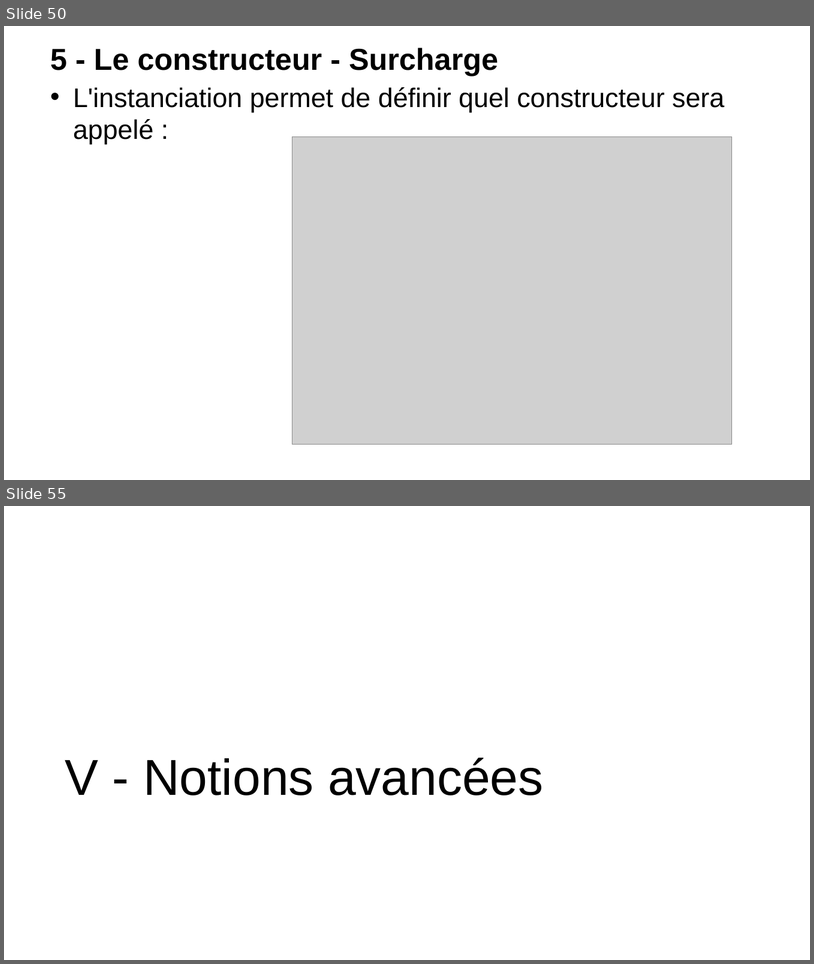
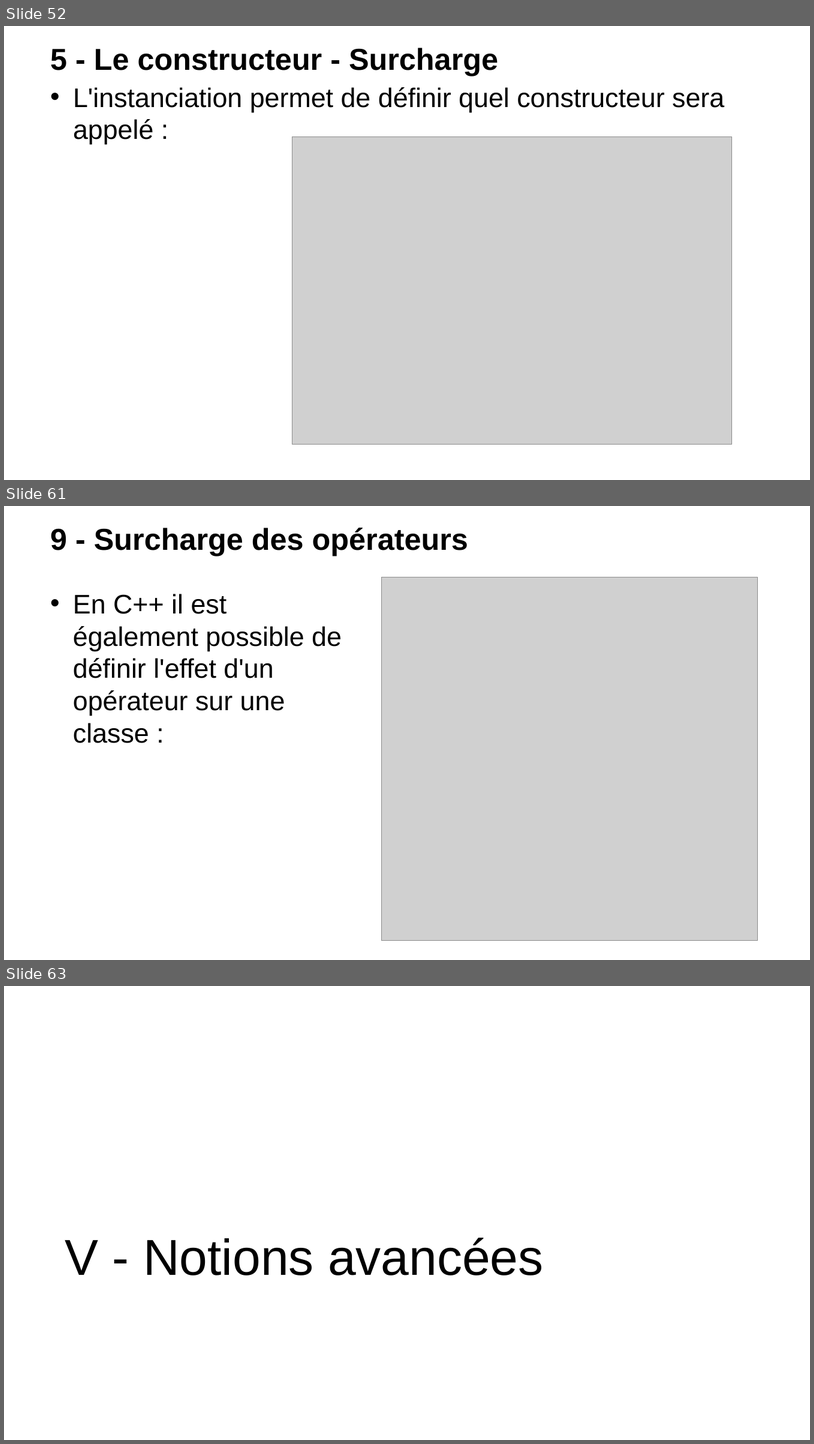
Before and after one commit to t-tortosa/cppCourses, a slide deck: POO.pptx. Shown one above the other, each under a label of ours: slides 50 and 55 before the commit, slides 52, 61 and 63 after it; the slides between them are not shown. The pictures are 814x964 and 814x1444 pixels, drawn with LibreOffice and Linux fonts; fonts in the diff are those of the drawing; grey boxes stand for pictures; background and template pictures are left out. Boxes give left, top, right and bottom in pixels: in the first picture for what was removed or moved away, otherwise in the second. Text is boxed around its words. In the diff, an @@ line names an element or a change of style, - is before the commit and + after.

```diff
--- a/POO.pptx
+++ b/POO.pptx
@@ slide 61 added at (4, 506, 810, 960), background picture (left out) @@
@@ title added at (50, 528, 468, 556), 36 pt, text #000000, bold @@
+9 - Surcharge des opérateurs
@@ picture added at (381, 577, 758, 940) @@
@@ text added at (73, 594, 342, 743), 32 pt, text #000000 @@
+• En C++ il est également possible de définir l'effet d'un opérateur sur une classe :
@@ what was slide 50 is now slide 52 @@
@@ what was slide 55 is now slide 63 @@
```
Also in this commit, not shown: 4 slides changed, 7 other slides added, 4 other files.
